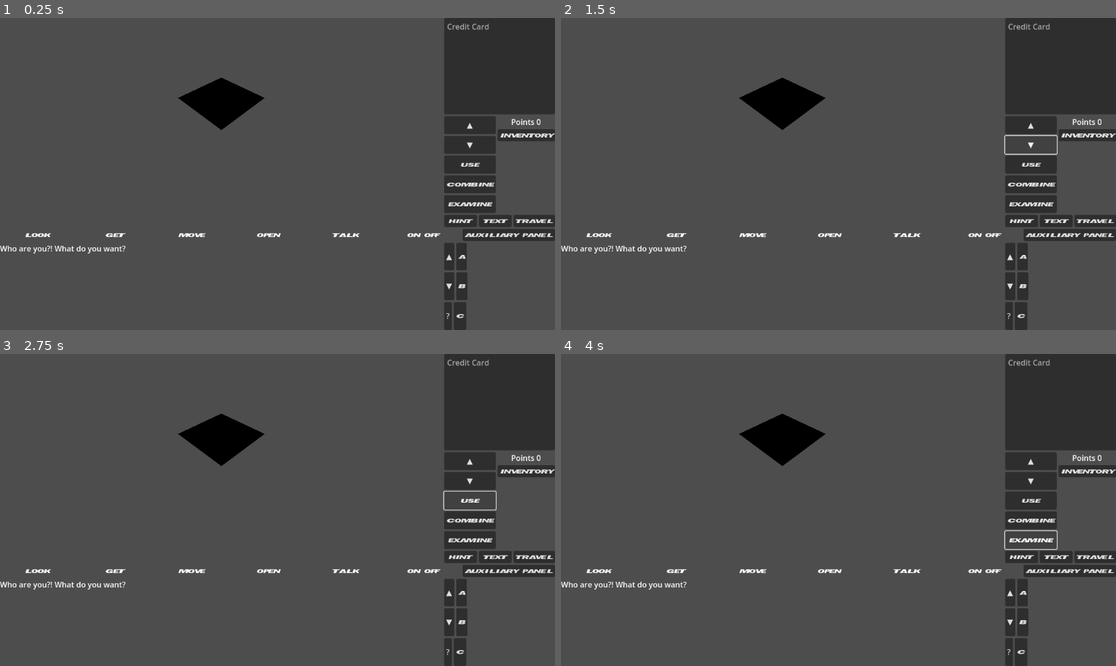
Above: before the commit, frames 1-4 (two rows, left to right).
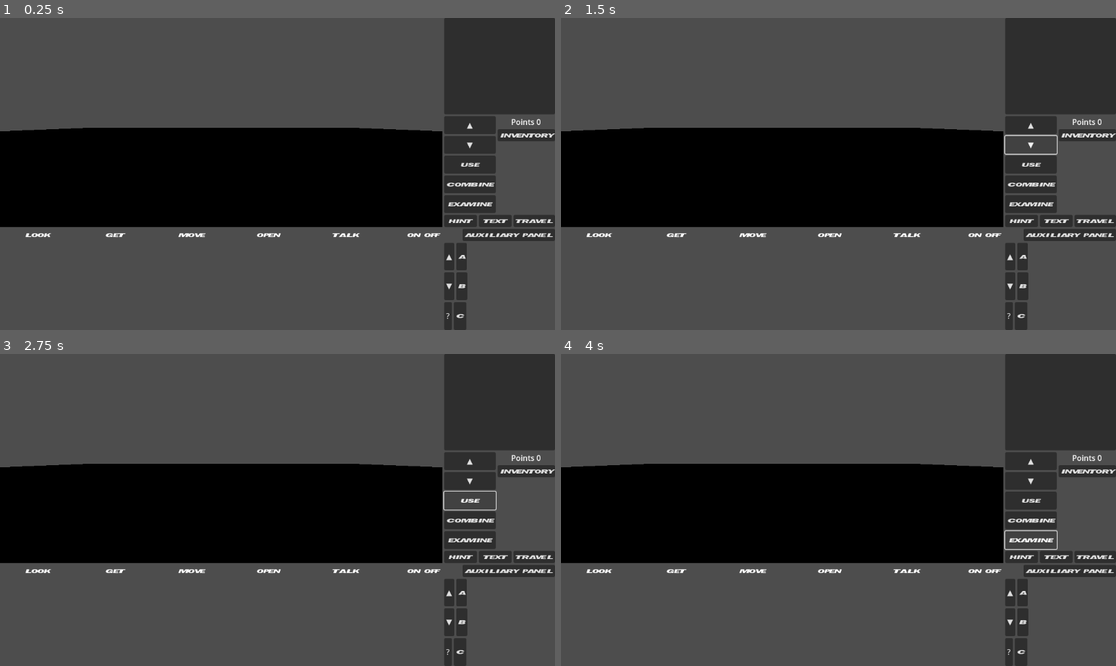
Above: after the commit, the same moments.

Repository: Davidwallacesadler/GodoTex
Game: Godot game, scene res://MainUI.tscn
Same seed, same stepped clock (60 frames per second), same inputs: the game is played once before the commit and once after it.
Inputs:
- Up to frame 1 (0.25 s): no input
- Up to frame 2 (1.5 s): click "▲" at 0.5 s; click "▼" at 1.25 s
- Up to frame 3 (2.75 s): click "USE" at 2 s
- Up to frame 4 (4 s): click "COMBINE" at 2.75 s; click "EXAMINE" at 3.5 s

The runs differ from the first frame. In frame 1, 27% of the frame differs, in the area x 0-89%, y 1-76%; in frame 2, 27%; in frame 3, 27%; in frame 4, 27%.

Commit message:
Add basic player and initial level files

Diff:
--- a/MainUI.tscn
+++ b/MainUI.tscn
@@ -1,8 +1,7 @@
 [gd_scene load_steps=3 format=3 uid="uid://3wbjem6eeiex"]
 
-[ext_resource type="FontFile" uid="uid://b033ll5eisqa4" path="res://Assets/TacticalEspionageAction.ttf" id="1_0m8r1"]
-
-[sub_resource type="PlaneMesh" id="PlaneMesh_w88t0"]
+[ext_resource type="PackedScene" uid="uid://dd1qy06qjmp64" path="res://scenes/tex_office.tscn" id="1_0dhyh"]
+[ext_resource type="FontFile" uid="uid://b033ll5eisqa4" path="res://assets/fonts/tex_ui_bold.ttf" id="1_1n0cu"]
 
 [node name="MainUI" type="Control"]
 layout_mode = 3
@@ -36,12 +35,7 @@
 size = Vector2i(918, 434)
 render_target_update_mode = 4
 
-[node name="MeshInstance3D" type="MeshInstance3D" parent="MainContainer/TopHalfContainer/SubViewportContainer/SubViewport"]
-mesh = SubResource("PlaneMesh_w88t0")
-
-[node name="Camera3D" type="Camera3D" parent="MainContainer/TopHalfContainer/SubViewportContainer/SubViewport"]
-transform = Transform3D(0.707107, -0.497094, 0.502889, 0, 0.711192, 0.702998, -0.707107, -0.497094, 0.502889, 2.62734, 2.55247, 2.6372)
-current = true
+[node name="tex_office" parent="MainContainer/TopHalfContainer/SubViewportContainer/SubViewport" instance=ExtResource("1_0dhyh")]
 
 [node name="RightControlsContainer" type="VBoxContainer" parent="MainContainer/TopHalfContainer"]
 layout_mode = 2
@@ -49,8 +43,6 @@
 [node name="InventoryList" type="ItemList" parent="MainContainer/TopHalfContainer/RightControlsContainer"]
 layout_mode = 2
 size_flags_vertical = 3
-item_count = 1
-item_0/text = "Credit Card"
 
 [node name="InventoryDetailsGrid" type="GridContainer" parent="MainContainer/TopHalfContainer/RightControlsContainer"]
 layout_mode = 2
@@ -74,19 +66,19 @@
 [node name="UseButton" type="Button" parent="MainContainer/TopHalfContainer/RightControlsContainer/InventoryDetailsGrid/DetailsGridRight"]
 layout_mode = 2
 size_flags_vertical = 3
-theme_override_fonts/font = ExtResource("1_0m8r1")
+theme_override_fonts/font = ExtResource("1_1n0cu")
 text = "USE"
 
 [node name="CombineButton" type="Button" parent="MainContainer/TopHalfContainer/RightControlsContainer/InventoryDetailsGrid/DetailsGridRight"]
 layout_mode = 2
 size_flags_vertical = 3
-theme_override_fonts/font = ExtResource("1_0m8r1")
+theme_override_fonts/font = ExtResource("1_1n0cu")
 text = "COMBINE"
 
 [node name="ExamineButton" type="Button" parent="MainContainer/TopHalfContainer/RightControlsContainer/InventoryDetailsGrid/DetailsGridRight"]
 layout_mode = 2
 size_flags_vertical = 3
-theme_override_fonts/font = ExtResource("1_0m8r1")
+theme_override_fonts/font = ExtResource("1_1n0cu")
 text = "EXAMINE"
 
 [node name="DetailsGridLeft" type="VBoxContainer" parent="MainContainer/TopHalfContainer/RightControlsContainer/InventoryDetailsGrid"]
@@ -101,7 +93,7 @@
 
 [node name="InventoryButton" type="Button" parent="MainContainer/TopHalfContainer/RightControlsContainer/InventoryDetailsGrid/DetailsGridLeft"]
 layout_mode = 2
-theme_override_fonts/font = ExtResource("1_0m8r1")
+theme_override_fonts/font = ExtResource("1_1n0cu")
 text = "INVENTORY"
 
 [node name="InventoryItemTextureRect" type="TextureRect" parent="MainContainer/TopHalfContainer/RightControlsContainer/InventoryDetailsGrid/DetailsGridLeft"]
@@ -114,19 +106,19 @@
 [node name="HintButton" type="Button" parent="MainContainer/TopHalfContainer/RightControlsContainer/MiscActionsContainer"]
 layout_mode = 2
 size_flags_horizontal = 3
-theme_override_fonts/font = ExtResource("1_0m8r1")
+theme_override_fonts/font = ExtResource("1_1n0cu")
 text = "HINT"
 
 [node name="TextButton" type="Button" parent="MainContainer/TopHalfContainer/RightControlsContainer/MiscActionsContainer"]
 layout_mode = 2
 size_flags_horizontal = 3
-theme_override_fonts/font = ExtResource("1_0m8r1")
+theme_override_fonts/font = ExtResource("1_1n0cu")
 text = "TEXT"
 
 [node name="TravelButton" type="Button" parent="MainContainer/TopHalfContainer/RightControlsContainer/MiscActionsContainer"]
 layout_mode = 2
 size_flags_horizontal = 3
-theme_override_fonts/font = ExtResource("1_0m8r1")
+theme_override_fonts/font = ExtResource("1_1n0cu")
 text = "TRAVEL"
 
 [node name="MiddleContainer" type="HBoxContainer" parent="MainContainer"]
@@ -135,7 +127,7 @@
 [node name="LookLabel" type="Label" parent="MainContainer/MiddleContainer"]
 layout_mode = 2
 size_flags_horizontal = 3
-theme_override_fonts/font = ExtResource("1_0m8r1")
+theme_override_fonts/font = ExtResource("1_1n0cu")
 text = "LOOK
 "
 horizontal_alignment = 1
@@ -143,14 +135,14 @@
 [node name="GetLabel" type="Label" parent="MainContainer/MiddleContainer"]
 layout_mode = 2
 size_flags_horizontal = 3
-theme_override_fonts/font = ExtResource("1_0m8r1")
+theme_override_fonts/font = ExtResource("1_1n0cu")
 text = "GET"
 horizontal_alignment = 1
 
 [node name="MoveLabel" type="Label" parent="MainContainer/MiddleContainer"]
 layout_mode = 2
 size_flags_horizontal = 3
-theme_override_fonts/font = ExtResource("1_0m8r1")
+theme_override_fonts/font = ExtResource("1_1n0cu")
 text = "MOVE
 "
 horizontal_alignment = 1
@@ -158,7 +150,7 @@
 [node name="OpenLabel" type="Label" parent="MainContainer/MiddleContainer"]
 layout_mode = 2
 size_flags_horizontal = 3
-theme_override_fonts/font = ExtResource("1_0m8r1")
+theme_override_fonts/font = ExtResource("1_1n0cu")
 text = "OPEN
 "
 horizontal_alignment = 1
@@ -166,21 +158,21 @@
 [node name="TalkLabel" type="Label" parent="MainContainer/MiddleContainer"]
 layout_mode = 2
 size_flags_horizontal = 3
-theme_override_fonts/font = ExtResource("1_0m8r1")
+theme_override_fonts/font = ExtResource("1_1n0cu")
 text = "TALK"
 horizontal_alignment = 1
 
 [node name="OnOffLabel" type="Label" parent="MainContainer/MiddleContainer"]
 layout_mode = 2
 size_flags_horizontal = 3
-theme_override_fonts/font = ExtResource("1_0m8r1")
+theme_override_fonts/font = ExtResource("1_1n0cu")
 text = "ON OFF"
 horizontal_alignment = 1
 
 [node name="AuxPanelButton" type="Button" parent="MainContainer/MiddleContainer"]
 layout_mode = 2
 size_flags_horizontal = 3
-theme_override_fonts/font = ExtResource("1_0m8r1")
+theme_override_fonts/font = ExtResource("1_1n0cu")
 text = "AUXILIARY PANEL"
 
 [node name="BottomHalfContainer" type="VBoxContainer" parent="MainContainer"]
@@ -195,7 +187,6 @@
 layout_mode = 2
 size_flags_horizontal = 3
 size_flags_vertical = 3
-text = "Who are you?! What do you want?"
 
 [node name="DialogOptionsContainer" type="VBoxContainer" parent="MainContainer/BottomHalfContainer/BottomRow"]
 layout_mode = 2
@@ -212,7 +203,7 @@
 
 [node name="Button2" type="Button" parent="MainContainer/BottomHalfContainer/BottomRow/DialogOptionsContainer/RowA"]
 layout_mode = 2
-theme_override_fonts/font = ExtResource("1_0m8r1")
+theme_override_fonts/font = ExtResource("1_1n0cu")
 text = "A"
 
 [node name="Label" type="Label" parent="MainContainer/BottomHalfContainer/BottomRow/DialogOptionsContainer/RowA"]
@@ -229,7 +220,7 @@
 
 [node name="Button2" type="Button" parent="MainContainer/BottomHalfContainer/BottomRow/DialogOptionsContainer/HBoxContainer2"]
 layout_mode = 2
-theme_override_fonts/font = ExtResource("1_0m8r1")
+theme_override_fonts/font = ExtResource("1_1n0cu")
 text = "B"
 
 [node name="Label" type="Label" parent="MainContainer/BottomHalfContainer/BottomRow/DialogOptionsContainer/HBoxContainer2"]
@@ -247,7 +238,7 @@
 
 [node name="Button2" type="Button" parent="MainContainer/BottomHalfContainer/BottomRow/DialogOptionsContainer/HBoxContainer3"]
 layout_mode = 2
-theme_override_fonts/font = ExtResource("1_0m8r1")
+theme_override_fonts/font = ExtResource("1_1n0cu")
 text = "C"
 
 [node name="Label" type="Label" parent="MainContainer/BottomHalfContainer/BottomRow/DialogOptionsContainer/HBoxContainer3"]
--- a/main.tscn
+++ b/main.tscn
@@ -1,25 +1,7 @@
-[gd_scene load_steps=4 format=3 uid="uid://dihhux0fub8b0"]
+[gd_scene format=3 uid="uid://dihhux0fub8b0"]
 
-[ext_resource type="PackedScene" uid="uid://3wbjem6eeiex" path="res://MainUI.tscn" id="1_gpkwi"]
+[node name="Node" type="Node"]
 
-[sub_resource type="PlaneMesh" id="PlaneMesh_v8mto"]
-
-[sub_resource type="BoxMesh" id="BoxMesh_4vu3j"]
-
-[node name="Node3D" type="Node3D"]
-
-[node name="MainUI" parent="." instance=ExtResource("1_gpkwi")]
-
-[node name="MeshInstance3D" type="MeshInstance3D" parent="."]
-mesh = SubResource("PlaneMesh_v8mto")
-
-[node name="MeshInstance3D2" type="MeshInstance3D" parent="."]
-transform = Transform3D(1, 0, 0, 0, 1, 0, 0, 0, 1, 0, 0.507098, 0)
-mesh = SubResource("BoxMesh_4vu3j")
-
-[node name="Camera3D" type="Camera3D" parent="."]
-transform = Transform3D(0.707107, -0.497094, 0.502889, 0, 0.711192, 0.702998, -0.707107, -0.497094, 0.502889, 2.62734, 2.55247, 2.6372)
-current = true
-
-[node name="DirectionalLight3D" type="DirectionalLight3D" parent="."]
-transform = Transform3D(1, 0, 0, 0, 0.711192, 0.702998, 0, -0.702998, 0.711192, 3.60352, 5.01004, 6.24435)
+[node name="VideoStreamPlayer" type="VideoStreamPlayer" parent="."]
+offset_right = 40.0
+offset_bottom = 40.0
--- a/project.godot
+++ b/project.godot
@@ -13,4 +13,4 @@
 config/name="GodoTexMurphy"
 run/main_scene="res://MainUI.tscn"
 config/features=PackedStringArray("4.1", "Forward Plus")
-config/icon="res://icon.svg"
+config/icon="res://assets/textures/icon.svg"
--- /dev/null
+++ b/scenes/player.tscn
@@ -0,0 +1,14 @@
+[gd_scene load_steps=3 format=3 uid="uid://dnq3po6gd7t7q"]
+
+[ext_resource type="Script" path="res://scripts/player.gd" id="1_3pg5l"]
+
+[sub_resource type="CapsuleShape3D" id="CapsuleShape3D_tn7iu"]
+
+[node name="player" type="CharacterBody3D"]
+script = ExtResource("1_3pg5l")
+
+[node name="CollisionShape" type="CollisionShape3D" parent="."]
+shape = SubResource("CapsuleShape3D_tn7iu")
+
+[node name="Camera" type="Camera3D" parent="."]
+current = true
--- /dev/null
+++ b/scenes/tex_office.tscn
@@ -0,0 +1,22 @@
+[gd_scene load_steps=4 format=3 uid="uid://dd1qy06qjmp64"]
+
+[ext_resource type="PackedScene" uid="uid://dnq3po6gd7t7q" path="res://scenes/player.tscn" id="1_ryj6w"]
+
+[sub_resource type="PlaneMesh" id="PlaneMesh_fuvuw"]
+size = Vector2(50, 50)
+
+[sub_resource type="ConcavePolygonShape3D" id="ConcavePolygonShape3D_c10cs"]
+data = PackedVector3Array(25, 0, 25, -25, 0, 25, 25, 0, -25, -25, 0, 25, -25, 0, -25, 25, 0, -25)
+
+[node name="tex_office" type="Node3D"]
+
+[node name="MeshInstance3D" type="MeshInstance3D" parent="."]
+mesh = SubResource("PlaneMesh_fuvuw")
+
+[node name="StaticBody3D" type="StaticBody3D" parent="MeshInstance3D"]
+
+[node name="CollisionShape3D" type="CollisionShape3D" parent="MeshInstance3D/StaticBody3D"]
+shape = SubResource("ConcavePolygonShape3D_c10cs")
+
+[node name="player" parent="." instance=ExtResource("1_ryj6w")]
+transform = Transform3D(1, 0, 0, 0, 1, 0, 0, 0, 1, 0, 1, 0)
--- /dev/null
+++ b/scripts/player.gd
@@ -0,0 +1,31 @@
+extends CharacterBody3D
+
+
+const SPEED = 5.0
+const JUMP_VELOCITY = 4.5
+
+# Get the gravity from the project settings to be synced with RigidBody nodes.
+var gravity = ProjectSettings.get_setting("physics/3d/default_gravity")
+
+
+func _physics_process(delta):
+	# Add the gravity.
+	if not is_on_floor():
+		velocity.y -= gravity * delta
+
+	# Handle Jump.
+	if Input.is_action_just_pressed("ui_accept") and is_on_floor():
+		velocity.y = JUMP_VELOCITY
+
+	# Get the input direction and handle the movement/deceleration.
+	# As good practice, you should replace UI actions with custom gameplay actions.
+	var input_dir = Input.get_vector("ui_left", "ui_right", "ui_up", "ui_down")
+	var direction = (transform.basis * Vector3(input_dir.x, 0, input_dir.y)).normalized()
+	if direction:
+		velocity.x = direction.x * SPEED
+		velocity.z = direction.z * SPEED
+	else:
+		velocity.x = move_toward(velocity.x, 0, SPEED)
+		velocity.z = move_toward(velocity.z, 0, SPEED)
+
+	move_and_slide()
Renamed: Assets/TacticalEspionageAction.ttf -> assets/fonts/tex_ui_bold.ttf
Not shown, changed: assets/fonts/tex_ui_bold.ttf.import
Renamed: icon.svg -> assets/textures/icon.svg
Not shown, changed: assets/textures/icon.svg.import
